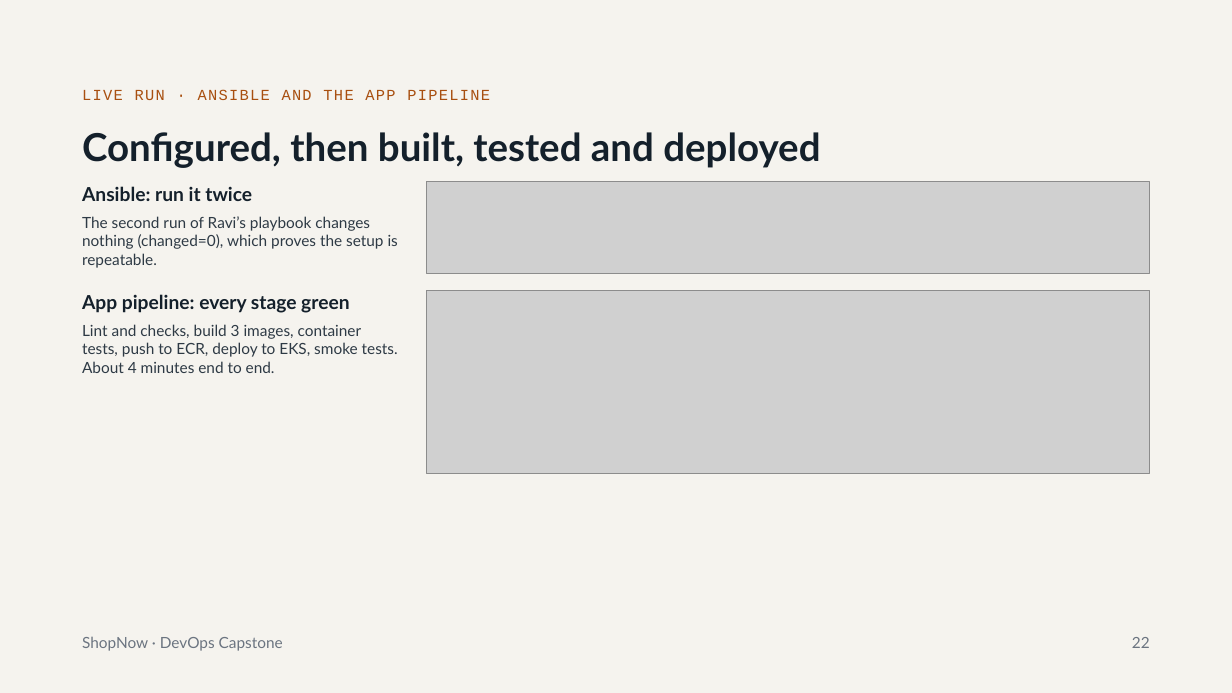
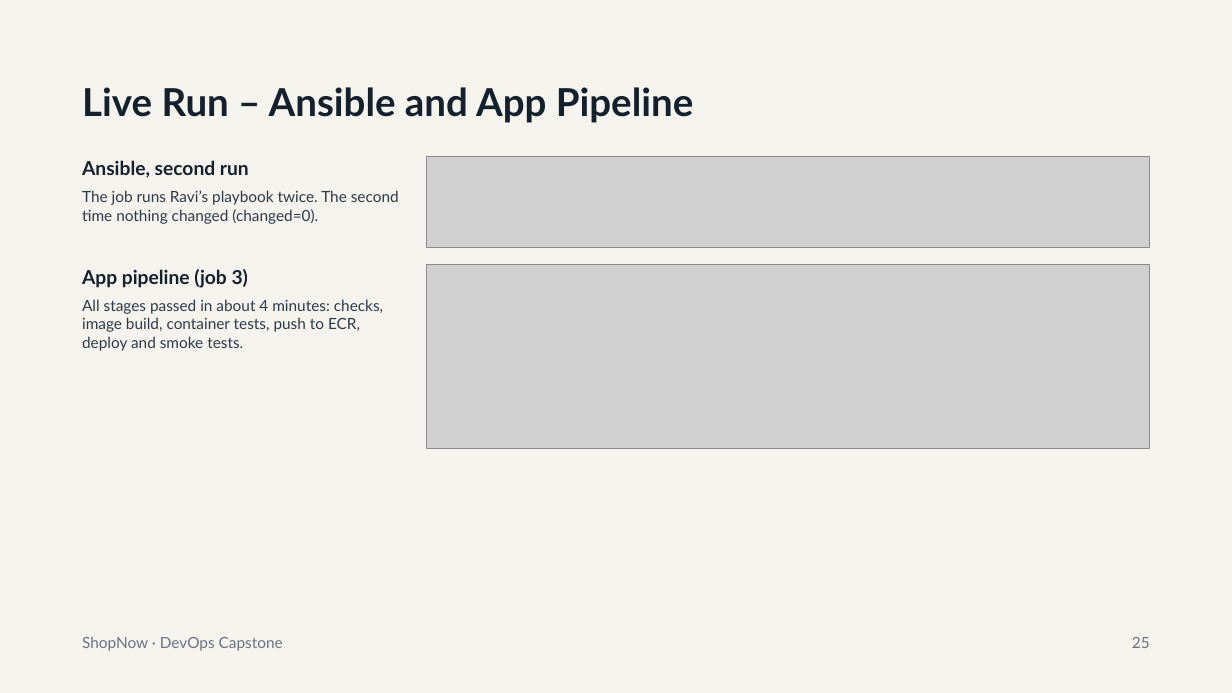
Before and after one commit to banalasusmitha/Capstone_Project-Web-Application-with-CI-CD-DevOps, a slide deck: slide 25 of final-delivery/ShopNow_DevOps_Capstone.pptx (slide 22 before the commit). Drawn at 1232x693 pixels with LibreOffice and Linux fonts; fonts in the diff are those of the drawing; grey boxes stand for pictures. Boxes give left, top, right and bottom in pixels: in the first picture for what was removed or moved away, otherwise in the second. Text is boxed around its words. In the diff, an @@ line names an element or a change of style, - is before the commit and + after.

```diff
--- a/final-delivery/ShopNow_DevOps_Capstone.pptx
+++ b/final-delivery/ShopNow_DevOps_Capstone.pptx
@@ title at <box>82,87,694,123</box>: text changed; size 12 to 30 pt; font Courier New to Lato; text colour #A84F10 to #14202B; bold on @@
-LIVE RUN · ANSIBLE AND THE APP PIPELINE
+Live Run – Ansible and App Pipeline
@@ title removed at <box>82,132,820,168</box> @@
-Configured, then built, tested and deployed
@@ text at <box>82,160,399,224</box>: text changed @@
-Ansible: run it twice
-The second run of Ravi’s playbook changes nothing (changed=0), which proves the setup is repeatable.
+Ansible, second run
+The job runs Ravi’s playbook twice. The second time nothing changed (changed=0).
@@ picture: place and size @@
-picture at <box>427,182,1151,274</box>
+picture at <box>427,157,1151,249</box>
@@ text at <box>82,269,383,351</box>: text changed @@
-App pipeline: every stage green
-Lint and checks, build 3 images, container tests, push to ECR, deploy to EKS, smoke tests. About 4 minutes end to end.
+App pipeline (job 3)
+All stages passed in about 4 minutes: checks, image build, container tests, push to ECR, deploy and smoke tests.
@@ picture: place and size @@
-picture at <box>427,290,1151,473</box>
+picture at <box>427,265,1151,448</box>
@@ text at <box>1132,637,1150,648</box>: text changed @@
-22
+25
```
Also in this commit, not shown: 23 other slides changed, 11 slides added, 3 slides removed, 1 other file.
